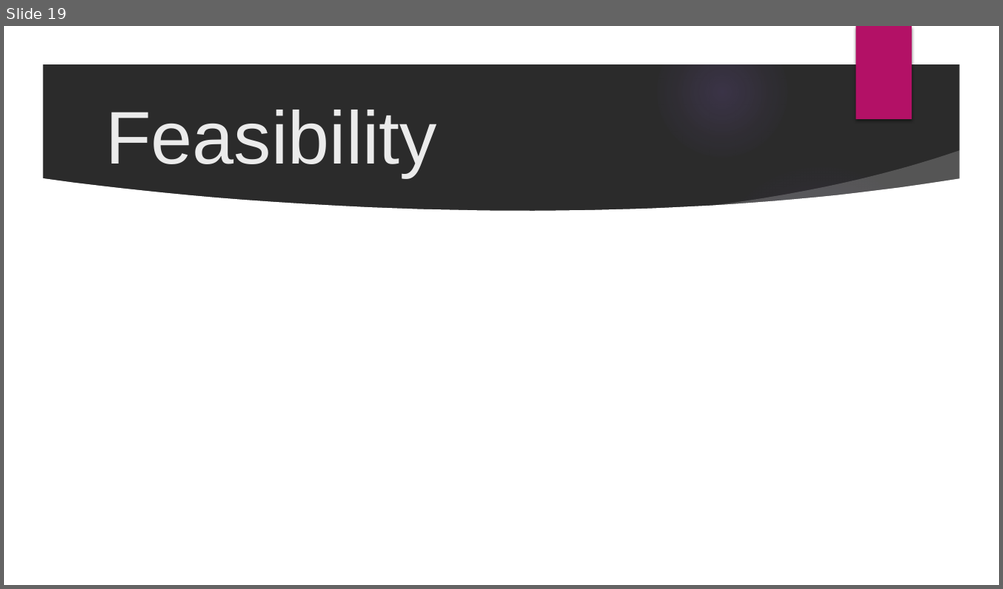
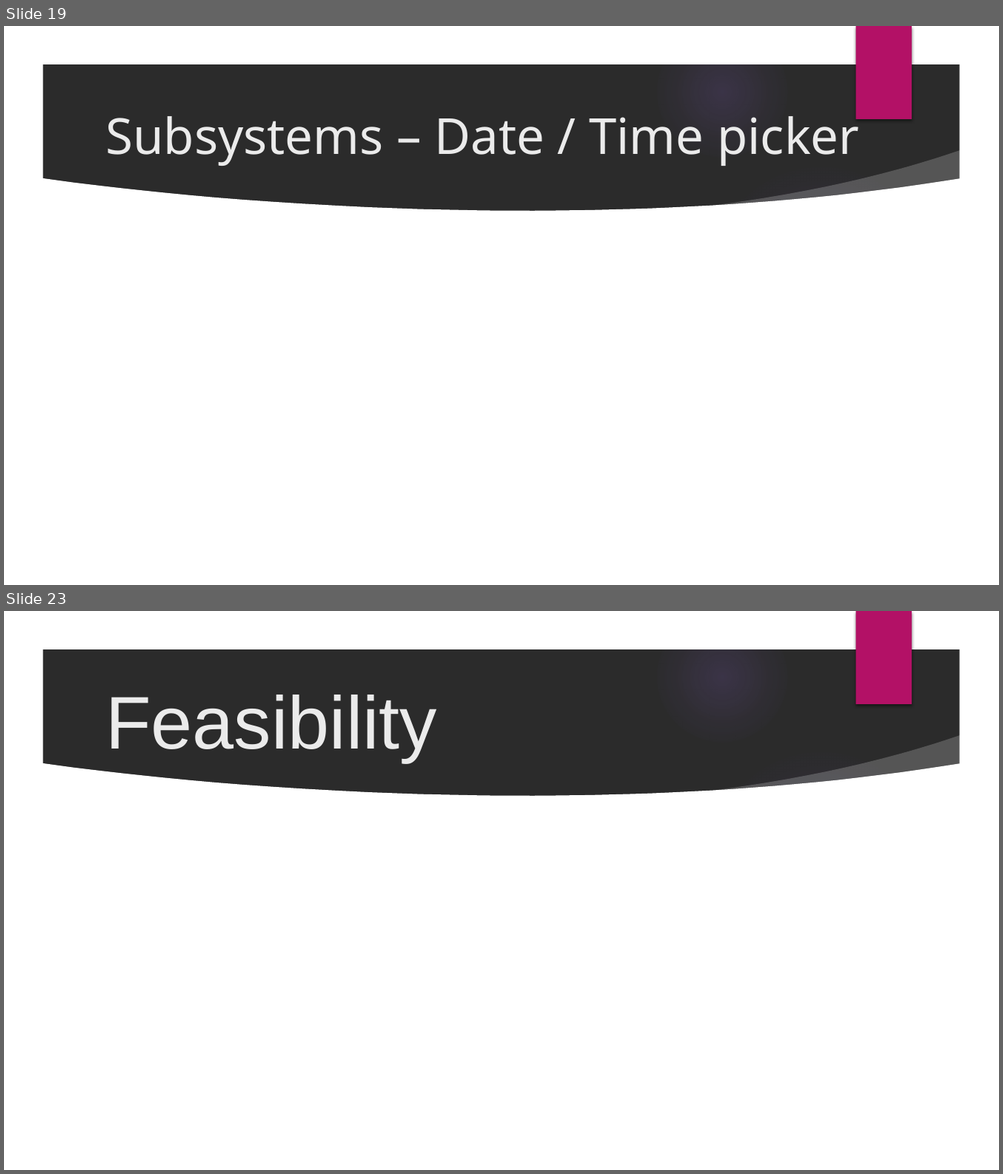
Before and after one commit to cejones9/Prioritize, a slide deck: docs/Prioritize (1).pptx. Shown one above the other, each under a label of ours: slide 19 before the commit, slides 19 and 23 after it; the slides between them are not shown. The pictures are 1003x589 and 1003x1174 pixels, drawn with LibreOffice and Linux fonts; fonts in the diff are those of the drawing; background and template pictures are left out; a plain dark background stands for a picture behind light text. Boxes give left, top, right and bottom in pixels: in the first picture for what was removed or moved away, otherwise in the second. Text is boxed around its words. In the diff, an @@ line names an element or a change of style, - is before the commit and + after.

```diff
--- a/docs/Prioritize (1).pptx
+++ b/docs/Prioritize (1).pptx
@@ slide 19 added at box(4, 26, 999, 585), background picture (left out); not listed: 9 template elements that a slide beside it also shows @@
@@ title added at box(105, 107, 859, 166), 48 pt, text #EBEBEB @@
+Subsystems – Date / Time picker
@@ what was slide 19 is now slide 23 @@
```
Also in this commit, not shown: 15 slides changed, 6 other slides added, 3 slides removed.
